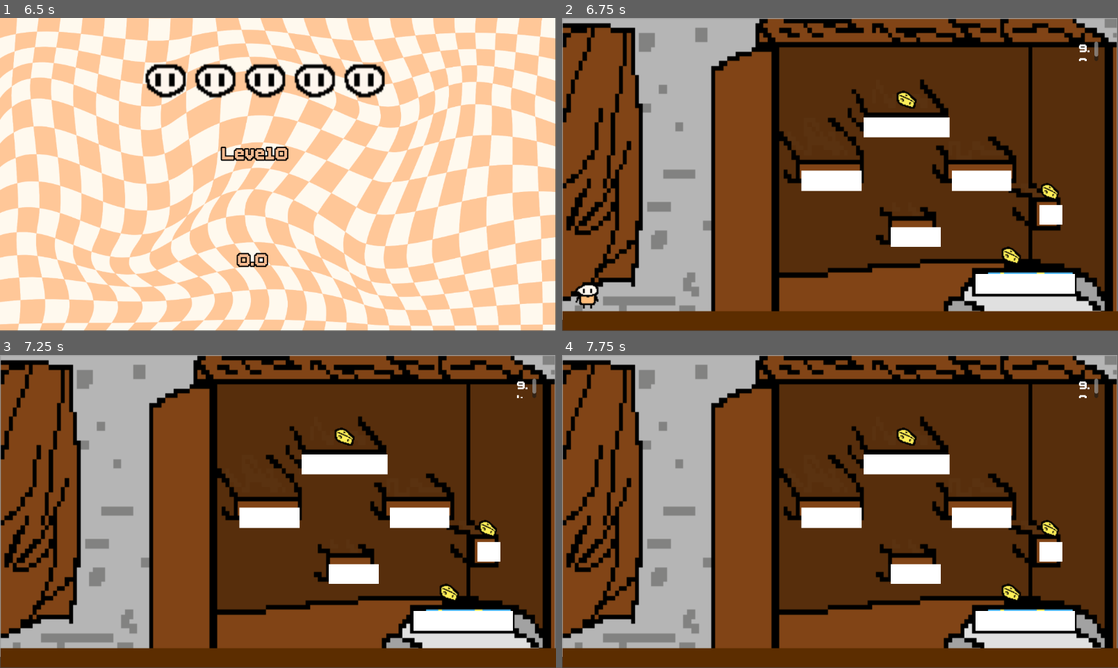
Above: before the commit, frames 1-4 (two rows, left to right).
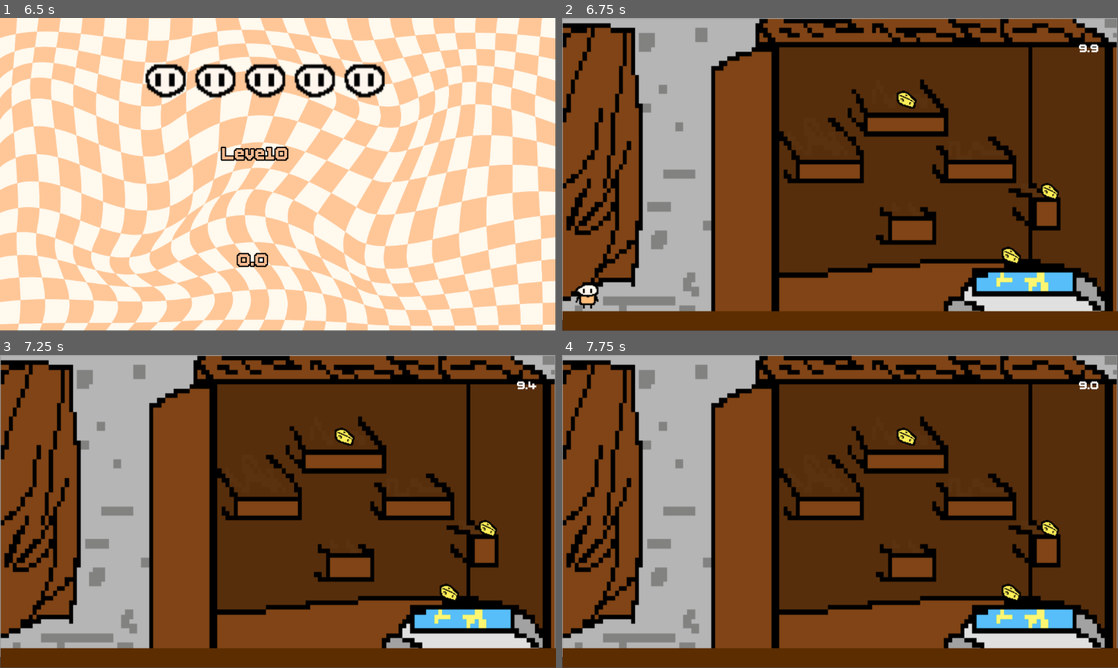
Above: after the commit, the same moments.

Repository: Doctor-Quack/Lil-Ware-Game
Game: Godot game, scene res://Scenes/title_screen.tscn
The game is run twice, just before and just after one commit, with the same random seed, the same clock (stepped at 60 frames per second) and the same inputs.
Inputs (mouse positions are in pixels of both pictures, inside the frame that each line leads up to):
- Up to frame 1 (6.5 s): click "Start Run" at 0.5 s; tap Enter (ui_accept) at 1.25, 1.52, 2.27, 3.5, 3.77, 4.52, 5, 5.27, 5.75 s; move the mouse to (400, 158) at 1.27 s; hold Right (ui_right) 1.28-2.78 s; tap Alt every 1.5 s from 1.35 to 5.85 s; click (400, 158) at 1.42 s; move the mouse to (166, 190) at 2.02 s; tap Shift at 2.1, 3.6, 5.1 s; move the mouse to (333, 105) at 2.77 s; hold Left (ui_left) 2.78-3.53 s; move the mouse to (250, 237) at 3.52 s; hold Right (ui_right) 3.53-5.03 s; click (250, 237) at 3.67 s; move the mouse to (444, 221) at 4.27 s; move the mouse to (111, 127) at 5.02 s; hold Left (ui_left) 5.03-5.78 s; move the mouse to (305, 174) at 5.77 s; hold Right (ui_right) from 5.78 s (still down); click (305, 174) at 5.92 s
- Up to frame 2 (6.75 s): tap Enter (ui_accept) at 6.5 s; move the mouse to (756, 96) at 6.52 s; release Right (ui_right) at 6.53 s; hold Left (ui_left) from 6.53 s (still down); tap Shift at 6.6 s
- Up to frame 3 (7.25 s): keep holding Left (ui_left); tap Enter (ui_accept) at 6.77 s
- Up to frame 4 (7.75 s): keep holding Left (ui_left); tap Enter (ui_accept) at 7.25, 7.52 s; move the mouse to (962, 495) at 7.27 s; tap Alt at 7.35 s

Frame 1 is identical in both runs. In frame 2, 4.5% of the frame differs, in the area x 43-97%, y 7-89%; in frame 3, 4.5%; in frame 4, 4.5%.

Commit message:
failed debugging
level 2 canot be transitioned into for an unknown reason. i have checked all the variables already. started on a done screen (notfrom the tutorial) with richtextlabels i made by myself. the game has to be submitted, although broken.

Diff:
--- /dev/null
+++ b/Scenes/done_screen.tscn
@@ -0,0 +1,53 @@
+[gd_scene format=3 uid="uid://djscxyo5pcxel"]
+
+[ext_resource type="Texture2D" uid="uid://ch06ehr3yooda" path="res://textures/level intermission.png" id="1_8rpo2"]
+[ext_resource type="FontFile" uid="uid://6ywva5a6wafu" path="res://textures/BoldPixels.ttf" id="2_5u8ma"]
+[ext_resource type="Script" uid="uid://bv3febgv3b2qw" path="res://level_number.gd" id="3_uxf1h"]
+[ext_resource type="Script" uid="uid://c1vue0avkhcfh" path="res://minigames_complete.gd" id="4_8lfy6"]
+
+[node name="done_scene" type="Node2D" unique_id=29754410]
+
+[node name="TextureRect" type="TextureRect" parent="." unique_id=1643334676]
+offset_right = 40.0
+offset_bottom = 40.0
+scale = Vector2(0.6007107, 0.5996964)
+texture = ExtResource("1_8rpo2")
+
+[node name="Completed!" type="RichTextLabel" parent="." unique_id=1541014347]
+clip_contents = false
+offset_left = 454.0
+offset_top = 90.0
+offset_right = 733.0
+offset_bottom = 152.0
+theme_override_colors/default_color = Color(0.9530831, 0.72541416, 0.55994534, 1)
+theme_override_constants/outline_size = 10
+theme_override_fonts/normal_font = ExtResource("2_5u8ma")
+theme_override_font_sizes/normal_font_size = 64
+text = "Passed!"
+
+[node name="level_number" type="RichTextLabel" parent="." unique_id=1161099613]
+clip_contents = false
+offset_left = 458.00003
+offset_top = 370.0
+offset_right = 703.0
+offset_bottom = 409.0
+scale = Vector2(1.0160934, 1.072963)
+theme_override_colors/default_color = Color(0.9530831, 0.72541416, 0.55994534, 1)
+theme_override_constants/outline_size = 7
+theme_override_fonts/normal_font = ExtResource("2_5u8ma")
+theme_override_font_sizes/normal_font_size = 32
+text = "Current level#"
+script = ExtResource("3_uxf1h")
+
+[node name="minigames_complete" type="RichTextLabel" parent="." unique_id=583104241]
+clip_contents = false
+offset_left = 445.0
+offset_top = 263.0
+offset_right = 729.0
+offset_bottom = 298.0
+theme_override_colors/default_color = Color(0.9530831, 0.72541416, 0.55994534, 1)
+theme_override_constants/outline_size = 7
+theme_override_fonts/normal_font = ExtResource("2_5u8ma")
+theme_override_font_sizes/normal_font_size = 32
+text = "Levels completed#"
+script = ExtResource("4_8lfy6")
--- a/Scenes/minigame_1.gd
+++ b/Scenes/minigame_1.gd
@@ -9,7 +9,7 @@
 func _process(_delta: float) -> void:
 	if cheese_collected == 3: #two equals signs asks if the values are the same
 		if Global.minigames_done > 3: #uses the global script to see how many minigames have been done
-			get_tree().change_scene_to_file("res://Scenes/done_scene.tscn") #changes screen into a not yet created scene
+			get_tree().change_scene_to_file("res://Scenes/done_screen.tscn") #changes screen into a not yet created scene
 		else:
 			get_tree().change_scene_to_file("res://Scenes/level_scene.tscn") #back to the intermission screen
 	if timer_end:
@@ -18,3 +18,4 @@
 		get_tree().change_scene_to_file("res://Scenes/level_scene.tscn")
 func cheese_collect() -> void:
 	cheese_collected = cheese_collected +1
+	return
--- a/Scenes/minigame_1.tscn
+++ b/Scenes/minigame_1.tscn
@@ -79,6 +79,7 @@
 shape = SubResource("RectangleShape2D_8vltv")
 
 [node name="platform2" type="StaticBody2D" parent="." unique_id=963518062]
+visible = false
 position = Vector2(1062.9999, -89)
 scale = Vector2(-0.17860988, 1.0199993)
 
@@ -94,6 +95,7 @@
 shape = SubResource("RectangleShape2D_8vltv")
 
 [node name="platform3" type="StaticBody2D" parent="." unique_id=743581098]
+visible = false
 position = Vector2(785, -192)
 scale = Vector2(-0.08991663, 1.0290484)
 
@@ -109,6 +111,7 @@
 shape = SubResource("RectangleShape2D_8vltv")
 
 [node name="platform4" type="StaticBody2D" parent="." unique_id=313001281]
+visible = false
 position = Vector2(621, -323)
 scale = Vector2(-0.1085788, 1.0520376)
 
@@ -124,6 +127,7 @@
 shape = SubResource("RectangleShape2D_8vltv")
 
 [node name="platform5" type="StaticBody2D" parent="." unique_id=1486979136]
+visible = false
 position = Vector2(931, -323)
 scale = Vector2(-0.10624996, 1.0527717)
 
@@ -139,6 +143,7 @@
 shape = SubResource("RectangleShape2D_8vltv")
 
 [node name="platform6" type="StaticBody2D" parent="." unique_id=757530230]
+visible = false
 position = Vector2(625, -413)
 scale = Vector2(0.15448524, 1.0190073)
 
@@ -154,6 +159,7 @@
 shape = SubResource("RectangleShape2D_8vltv")
 
 [node name="platform7" type="StaticBody2D" parent="." unique_id=1193000724]
+visible = false
 position = Vector2(989, -228)
 scale = Vector2(0.041965853, 1.0132309)
 
--- a/Scenes/minigame_2.gd
+++ b/Scenes/minigame_2.gd
@@ -6,11 +6,11 @@
 	await minigame_timer.Timer(7.0)
 	timer_end = true
 func _process(delta: float) -> void:
-	if buttons_pressed == 4:
+	if buttons_pressed == 5:
 		get_tree().change_scene_to_file("res://Scenes/done_screen.tscn")
 	else:
 		get_tree().change_scene_to_file("res://Scenes/level_scene")
 	if timer_end:
-		Global.livs -= 1
+		Global.lives -= 1
 		Global.minigames_done -=1
 		get_tree().change_scene_to_file("res://Scenes/level_scene.tscn")
--- a/Scenes/minigame_timer.tscn
+++ b/Scenes/minigame_timer.tscn
@@ -7,8 +7,8 @@
 script = ExtResource("1_n0myg")
 
 [node name="minigame_timer" type="RichTextLabel" parent="." unique_id=2118485443]
-offset_right = 40.0
-offset_bottom = 40.0
+offset_right = 103.0
+offset_bottom = 49.0
 theme_override_fonts/normal_font = ExtResource("2_ob6ma")
 theme_override_font_sizes/normal_font_size = 32
 text = "timer"
--- /dev/null
+++ b/level_number.gd
@@ -0,0 +1,7 @@
+extends RichTextLabel
+
+@onready var level_number: RichTextLabel = $"level_number"
+
+# Called when the node enters the scene tree for the first time.
+func _process(_delta: float) -> void:
+	level_number.text = "Next Level is" + str(Global.minigames_done +1)
--- /dev/null
+++ b/minigames_complete.gd
@@ -0,0 +1,7 @@
+extends RichTextLabel
+
+@onready var minigames_complete: RichTextLabel = $"minigames_complete"
+
+# Called when the node enters the scene tree for the first time.
+func _process(_delta: float) -> void:
+	minigames_complete.text = "Levels passed" + str(Global.minigames_done)
Not shown, added: level_number.gd.uid
Not shown, added: minigames_complete.gd.uid
Renamed: Scenes/Screenshot 2026-10-25 at 2.08.02 pm.png -> textures/Screenshot 2026-10-25 at 2.08.02 pm (2).png
Not shown, changed: textures/Screenshot 2026-10-25 at 2.08.02 pm (2).png.import
